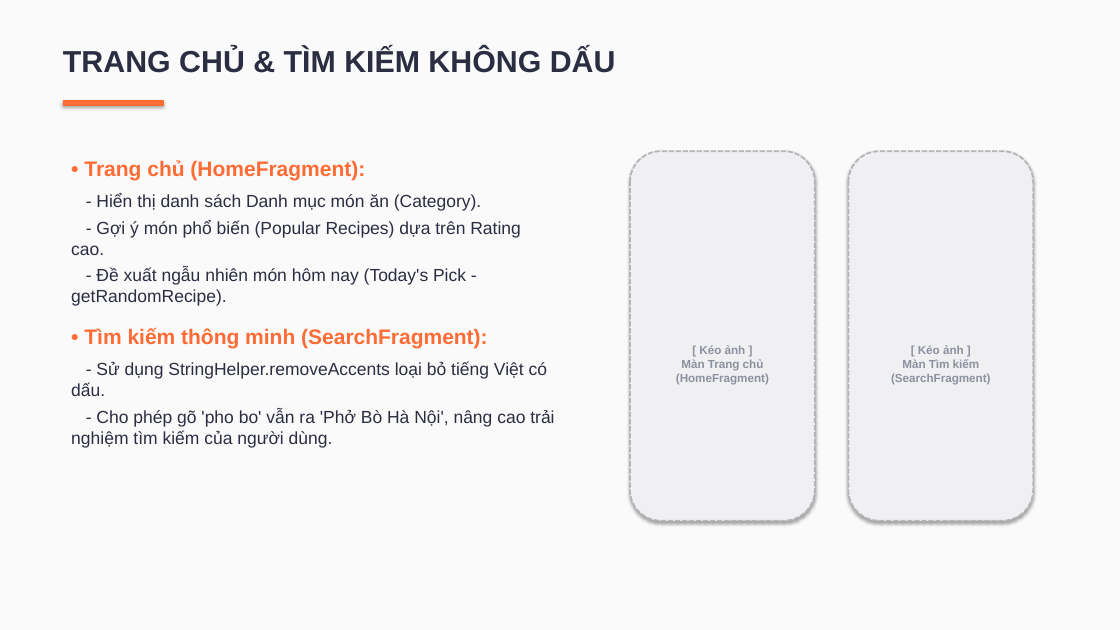
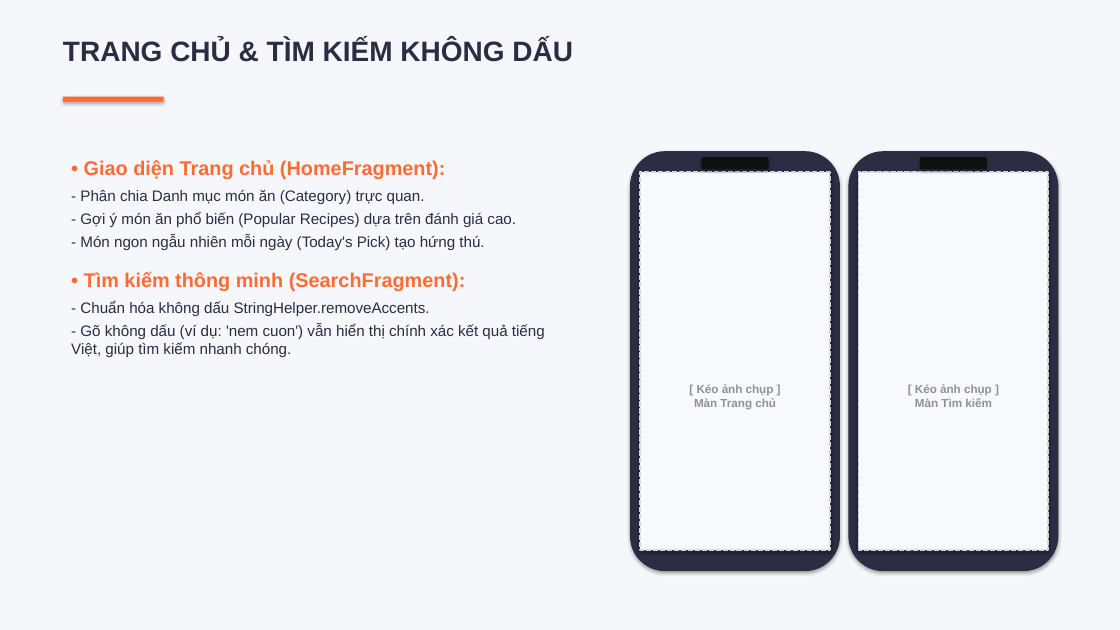
Before and after one commit to Hiu-Small/CookBook-AndroidApp, a slide deck: slide 6 of CookBook_Full_Presentation.pptx (slide 5 before the commit). Drawn at 1120x630 pixels with LibreOffice and Linux fonts; fonts in the diff are those of the drawing. Boxes give left, top, right and bottom in pixels: in the first picture for what was removed or moved away, otherwise in the second. Text is boxed around its words. In the diff, an @@ line names an element or a change of style, - is before the commit and + after.

```diff
--- a/CookBook_Full_Presentation.pptx
+++ b/CookBook_Full_Presentation.pptx
@@ background #FAFAFA to #F5F7FA @@
@@ text "TRANG CHỦ & TÌM KIẾM ...": place and size @@
-text "TRANG CHỦ & TÌM KIẾM ..." at [63,48,616,73]
+text "TRANG CHỦ & TÌM KIẾM ..." at [63,39,573,62]
@@ text "TRANG CHỦ & TÌM KIẾM ..." at [63,39,573,62]: size 26 to 24 pt @@
@@ rectangle: place and size @@
-rectangle at [63,101,164,105]
+rectangle at [63,97,164,102]
@@ rectangle at [63,97,164,102]: outline #FF6B35 0.75 pt to none @@
@@ text at [80,160,516,250]: text changed; size 15 to 13 pt @@
-• Trang chủ (HomeFragment):
-- Hiển thị danh sách Danh mục món ăn (Category).
-- Gợi ý món phổ biến (Popular Recipes) dựa trên Rating cao.
-- Đề xuất ngẫu nhiên món hôm nay (Today's Pick - getRandomRecipe).
+• Giao diện Trang chủ (HomeFragment):
+- Phân chia Danh mục món ăn (Category) trực quan.
+- Gợi ý món ăn phổ biến (Popular Recipes) dựa trên đánh giá cao.
+- Món ngon ngẫu nhiên mỗi ngày (Today's Pick) tạo hứng thú.
@@ rounded rectangle added at [630,151,840,571], fill #2B2D42 @@
@@ rectangle "[ Kéo ảnh chụp ] ...": place and size @@
-rectangle "[ Kéo ảnh chụp ] ..." at [630,151,815,521]
+rectangle "[ Kéo ảnh chụp ] ..." at [640,172,830,550]
@@ rectangle "[ Kéo ảnh chụp ] ..." at [640,172,830,550]: rounded rectangle to rectangle; fill #F0F0F3 to #F8F9FC; outline #B4B4B9 1.5 pt dashed to #D2D7DF 1.5 pt dashed @@
@@ rounded rectangle added at [702,157,769,169], fill #0F0F0F @@
@@ rounded rectangle added at [849,151,1059,571], fill #2B2D42 @@
@@ rectangle "[ Kéo ảnh chụp ] ..." at [859,172,1049,550]: rounded rectangle to rectangle; fill #F0F0F3 to #F8F9FC; outline #B4B4B9 1.5 pt dashed to #D2D7DF 1.5 pt dashed @@
@@ rectangle "[ Kéo ảnh chụp ] ...": place and size @@
-rectangle "[ Kéo ảnh chụp ] ..." at [849,151,1033,521]
+rectangle "[ Kéo ảnh chụp ] ..." at [859,172,1049,550]
@@ rounded rectangle added at [920,157,987,169], fill #0F0F0F @@
@@ text at [84,271,466,291]: size 18 to 17 pt in "• Tìm kiếm thông minh (SearchFragment):"; less space between paragraphs @@
@@ text at [71,301,545,357]: text changed; size 15 to 13 pt @@
-- Sử dụng StringHelper.removeAccents loại bỏ tiếng Việt có dấu.
-- Cho phép gõ 'pho bo' vẫn ra 'Phở Bò Hà Nội', nâng cao trải nghiệm tìm kiếm của người dùng.
+- Chuẩn hóa không dấu StringHelper.removeAccents.
+- Gõ không dấu (ví dụ: 'nem cuon') vẫn hiển thị chính xác kết quả tiếng Việt, giúp tìm kiếm nhanh chóng.
@@ text in rectangle at [694,384,776,410]: text changed @@
-[ Kéo ảnh ]
-Màn Trang chủ
-(HomeFragment)
+[ Kéo ảnh chụp ]
+Màn Trang chủ
@@ text in rectangle at [915,384,992,407]: text changed @@
-[ Kéo ảnh ]
-Màn Tìm kiếm
-(SearchFragment)
+[ Kéo ảnh chụp ]
+Màn Tìm kiếm
```
Also in this commit, not shown: 5 other slides changed, 4 slides added, 3 slides removed, 4 other files.
